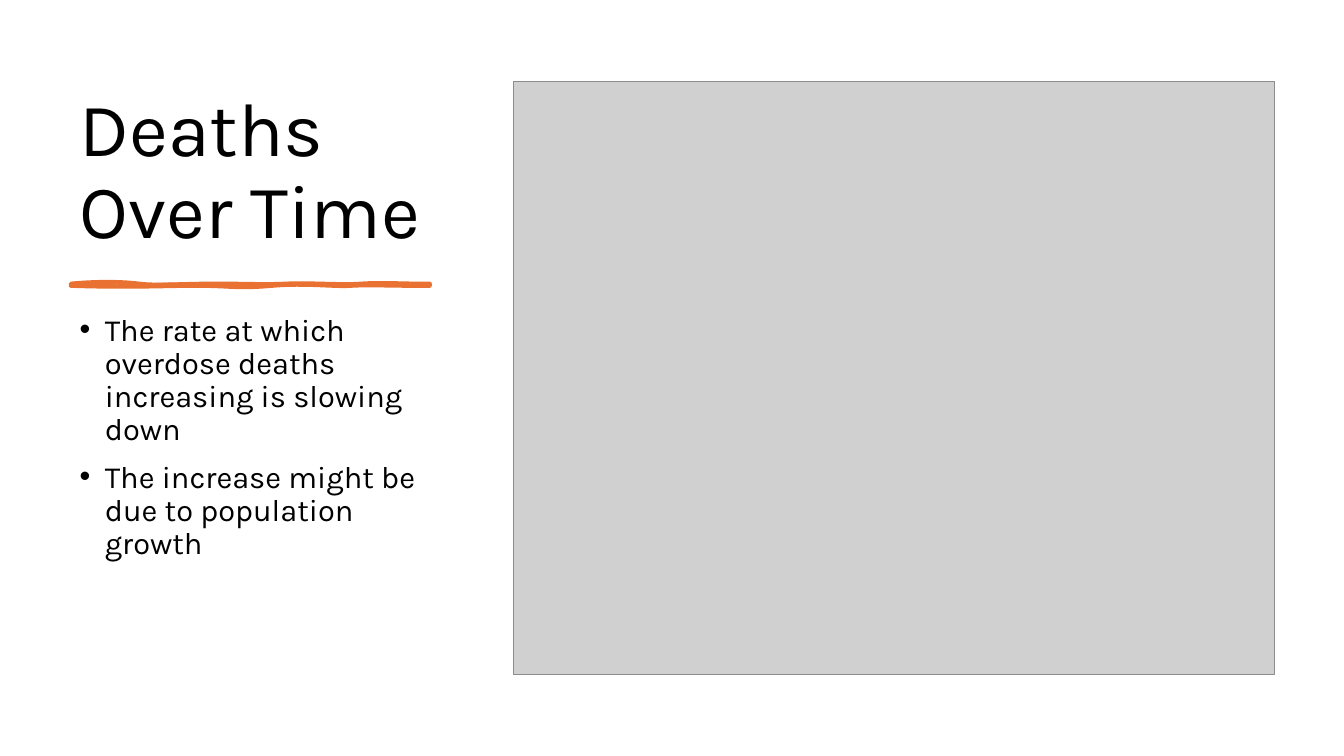
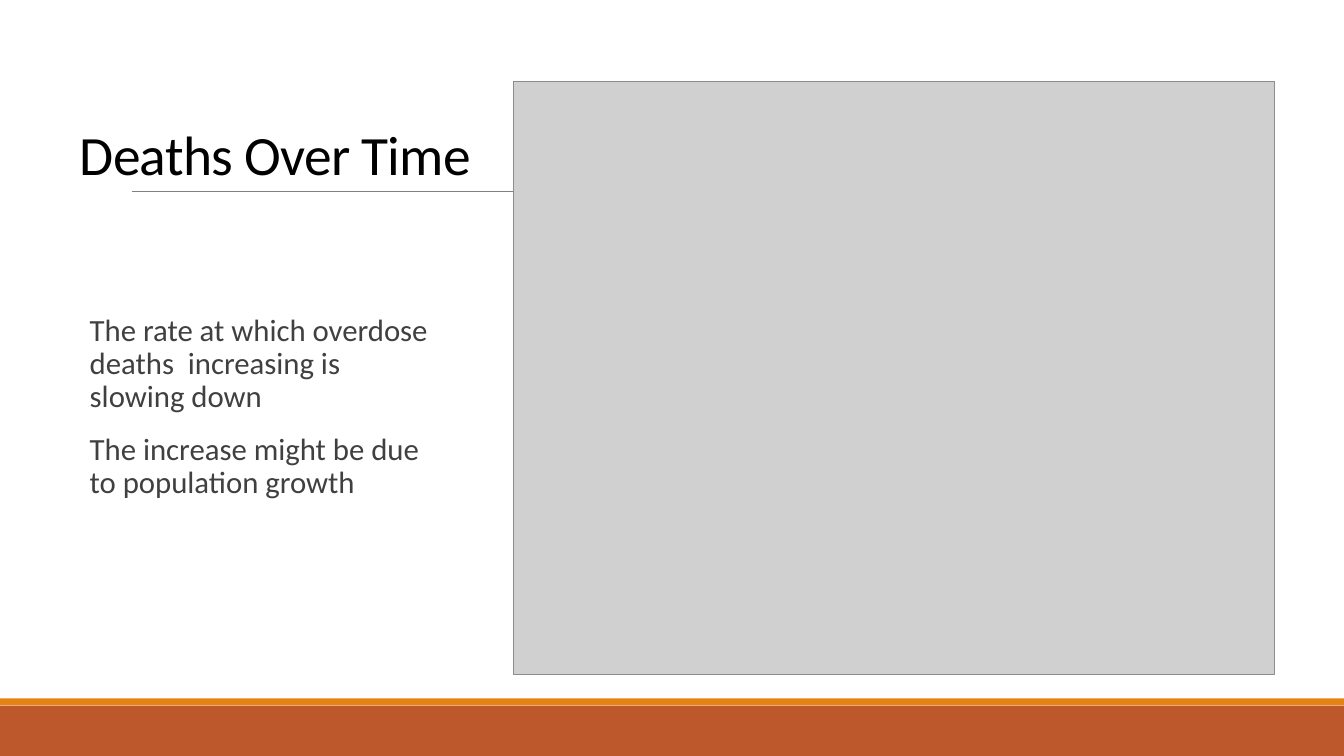
Before and after one commit to NSS-Full-Time-Data-Analytics-17/prescription-revisted-atlantis, a slide deck: slide 3 of Prescrider.pptx (slide 2 before the commit). Drawn at 1344x756 pixels with LibreOffice and Linux fonts; fonts in the diff are those of the drawing; grey boxes stand for pictures. Boxes give left, top, right and bottom in pixels: in the first picture for what was removed or moved away, otherwise in the second. Text is boxed around its words. In the diff, an @@ line names an element or a change of style, - is before the commit and + after.

```diff
--- a/Prescrider.pptx
+++ b/Prescrider.pptx
@@ title "Deaths Over Time" at (x1=80, y1=136, x2=470, y2=176): size 54 to 39.6 pt, font Karla to Calibri, letter spacing 0 to -0.5 pt; line spacing 0.9 to 0.85 @@
@@ line added from (132, 192) to (1231, 192), #808080 0.5 pt @@
@@ freeform shape removed at (x1=71, y1=283, x2=430, y2=285) @@
@@ text "The rate at which overdose ..." at (x1=90, y1=319, x2=428, y2=499): font Karla to Calibri, text colour #000000 to #404040; bullet • to  ; more space between paragraphs @@
@@ rectangle added at (x1=0, y1=706, x2=1344, y2=756), fill #BD582C @@
@@ rectangle added at (x1=0, y1=699, x2=1344, y2=706), fill #E48312 @@
```
Also in this commit, not shown: 3 other slides changed, 14 slides added, 1 slide removed.
